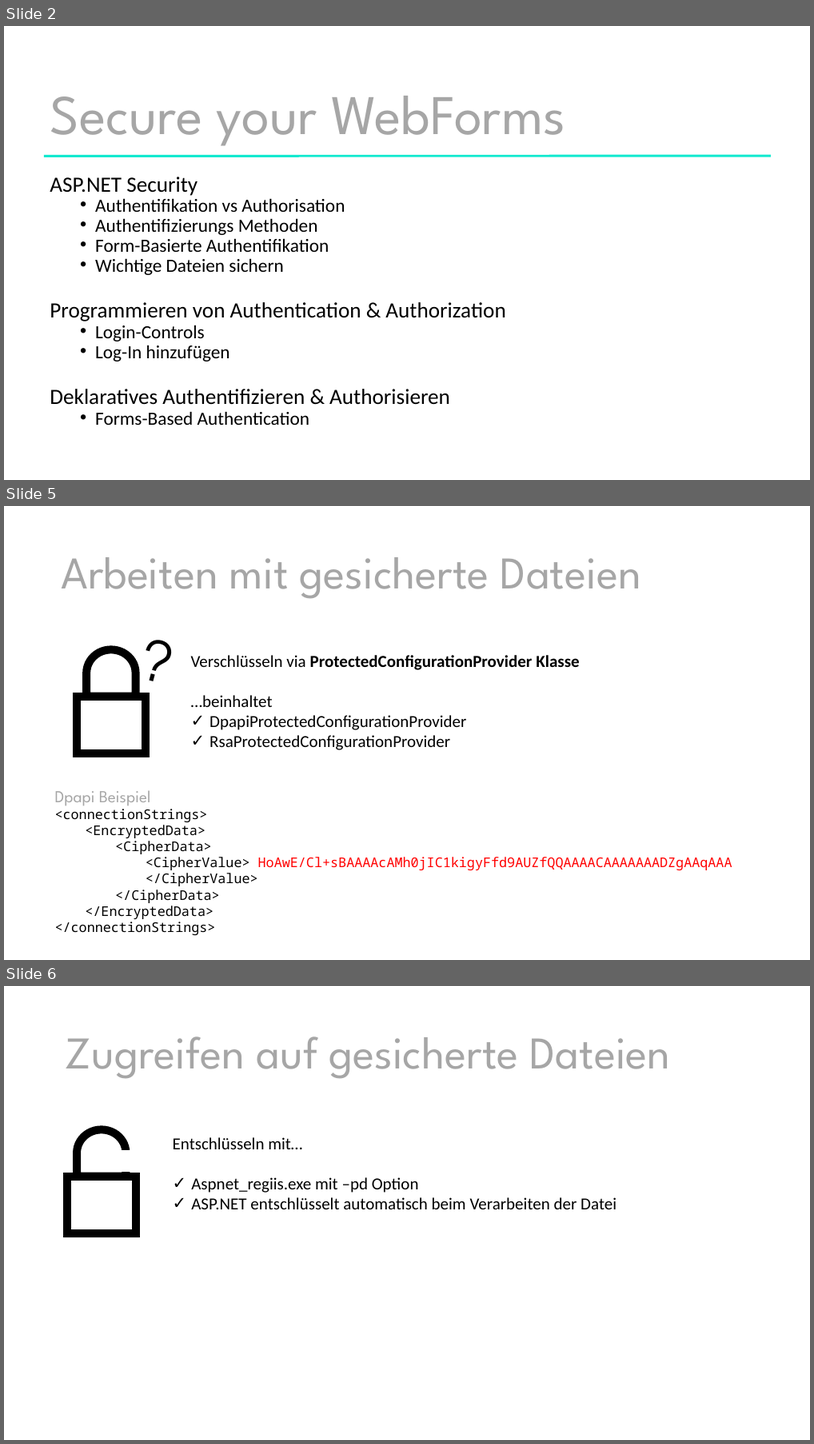
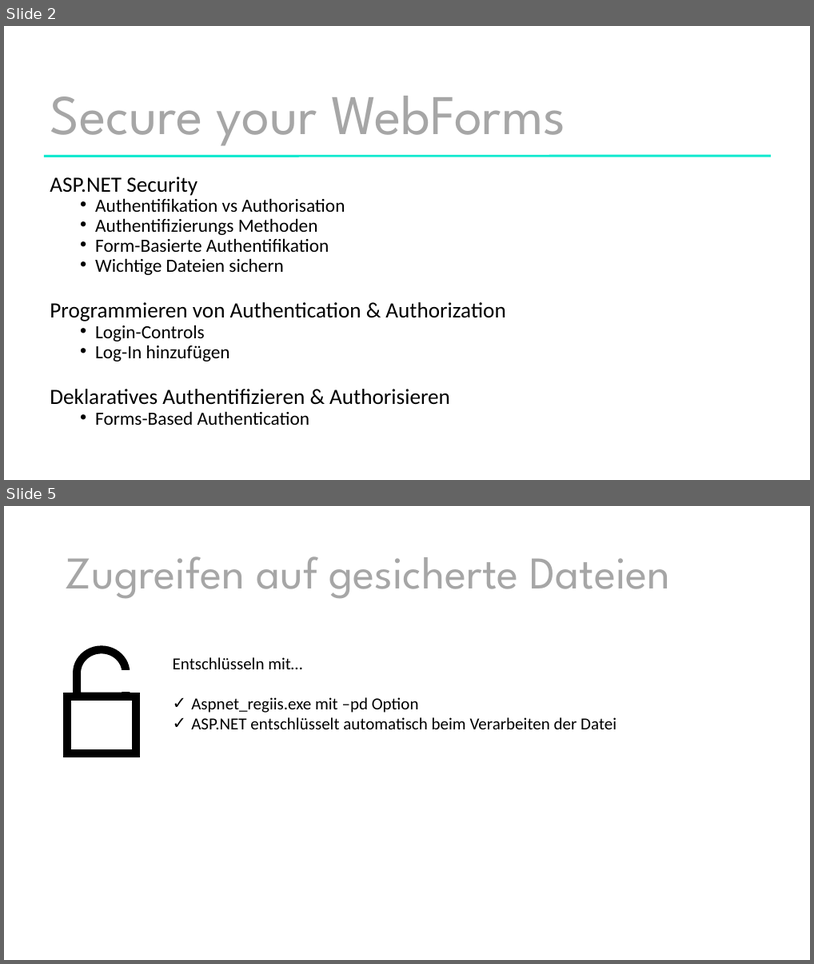
Before and after one commit to ppedvAG/WebformsKurs, a slide deck: 13SecureWebForms.pptx. Shown one above the other, each under a label of ours: slides 2, 5 and 6 before the commit, slides 2 and 5 after it; the slides between them are not shown. The pictures are 814x1444 and 814x964 pixels, drawn with LibreOffice and Linux fonts; fonts in the diff are those of the drawing. Boxes give left, top, right and bottom in pixels: in the first picture for what was removed or moved away, otherwise in the second. Text is boxed around its words. In the diff, an @@ line names an element or a change of style, - is before the commit and + after.

```diff
--- a/13SecureWebForms.pptx
+++ b/13SecureWebForms.pptx
@@ slide 5 removed at [4, 506, 810, 960], background #FFFFFF @@
@@ title removed at [61, 557, 642, 598] @@
-Arbeiten mit gesicherte Dateien
@@ text removed at [126, 619, 188, 701] @@
-?
@@ flow chart delay removed at [87, 649, 136, 696] @@
@@ text removed at [191, 655, 579, 750] @@
-Verschlüsseln via ProtectedConfigurationProvider Klasse
-…beinhaltet
-✓ DpapiProtectedConfigurationProvider
-✓ RsaProtectedConfigurationProvider
@@ rectangle removed at [77, 696, 146, 753] @@
@@ text removed at [55, 791, 733, 935] @@
-Dpapi Beispiel
-<connectionStrings>
-  <EncryptedData>
-    <CipherData>
-      <CipherValue> HoAwE/Cl+sBAAAAcAMh0jIC1kigyFfd9AUZfQQAAAACAAAAAAADZgAAqAAA </CipherValue>
-    </CipherData>
-  </EncryptedData>
-</connectionStrings>
@@ what was slide 6 is now slide 5 @@
```
Also in this commit, not shown: 2 slides changed, 1 slide added, 2 other slides removed, 13 other files.
